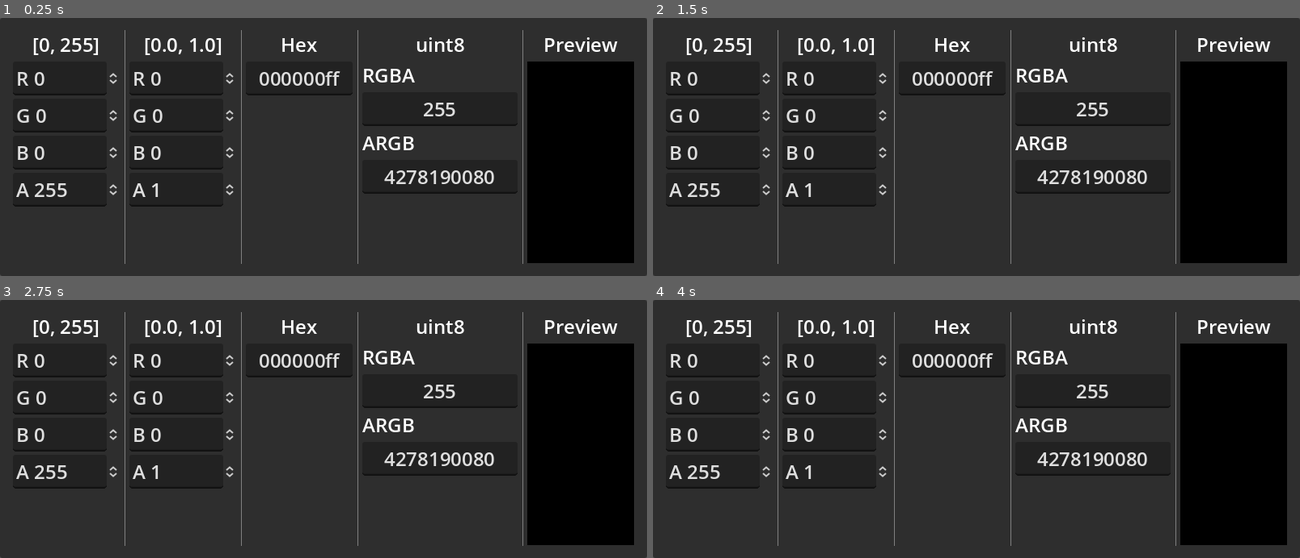
Above: before the commit, frames 1-4 (two rows, left to right).
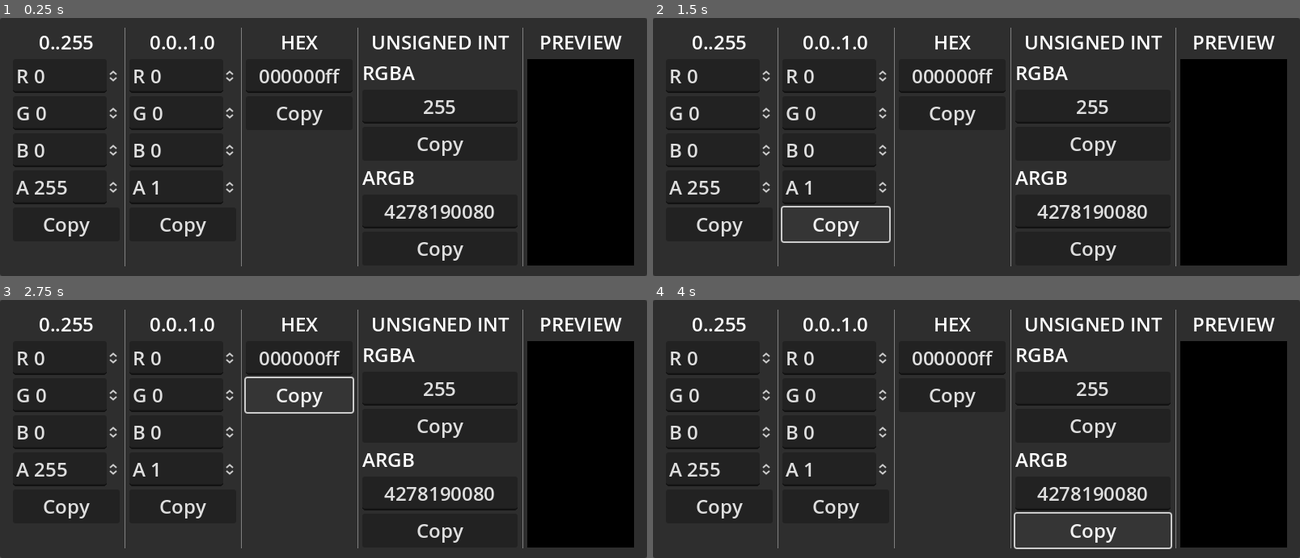
Above: after the commit, the same moments.

Repository: floppyhammer/rgba-calculator
Game: Godot game, scene res://main.tscn
Two runs of this game, one before a commit and one after it. Both use one fixed random seed, a clock stepped at 60 frames per second and the inputs below.
Inputs (mouse positions are in pixels of both pictures, inside the frame that each line leads up to):
- Up to frame 1 (0.25 s): no input
- Up to frame 2 (1.5 s): click (717, 224) at 0.5 s, where only the run after the commit has a clickable "Copy"; click (834, 224) at 1.25 s, where only the run after the commit has a clickable "Copy"
- Up to frame 3 (2.75 s): click (297, 395) at 2 s, where only the run after the commit has a clickable "Copy"
- Up to frame 4 (4 s): click (1092, 426) at 2.75 s, where only the run after the commit has a clickable "Copy"; click (1092, 529) at 3.5 s, where only the run after the commit has a clickable "Copy"

The runs differ from the first frame. In frame 1, 7.9% of the frame differs, in the area x 2-98%, y 3-97%; in frame 2, 8.1%; in frame 3, 8.1%; in frame 4, 8.3%.

Commit message:
Add buttons to quickly copy color values

Diff:
--- a/main.gd
+++ b/main.gd
@@ -105,3 +105,33 @@
 func _on_argb_text_changed(new_text):
 	color = argb_int_to_color(int(new_text))
 	_update()
+
+
+func _on_copy_0255_pressed():
+	var content = "%d, %d, %d, %d" % [%IntRgba.get_child(1).value, %IntRgba.get_child(2).value, %IntRgba.get_child(3).value, %IntRgba.get_child(4).value]
+	print("Set clipboard: ", content)
+	DisplayServer.clipboard_set(content)
+
+
+func _on_copy_01_pressed():
+	var content = "%f, %f, %f, %f" % [%FloatRgba.get_child(1).value, %FloatRgba.get_child(2).value, %FloatRgba.get_child(3).value, %FloatRgba.get_child(4).value]
+	print("Set clipboard: ", content)
+	DisplayServer.clipboard_set(content)
+
+
+func _on_copy_hex_pressed():
+	var content = %Hex.text
+	print("Set clipboard: ", content)
+	DisplayServer.clipboard_set(content)
+
+
+func _on_copy_uint_rgba_pressed():
+	var content = %Rgba.text
+	print("Set clipboard: ", content)
+	DisplayServer.clipboard_set(content)
+
+
+func _on_copy_uint_argb_pressed():
+	var content = %Argb.text
+	print("Set clipboard: ", content)
+	DisplayServer.clipboard_set(content)
--- a/main.tscn
+++ b/main.tscn
@@ -38,7 +38,7 @@
 
 [node name="Label" type="Label" parent="MarginContainer/HBoxContainer/IntRgba"]
 layout_mode = 2
-text = "[0, 255]"
+text = "0..255"
 horizontal_alignment = 1
 vertical_alignment = 1
 
@@ -63,6 +63,10 @@
 value = 255.0
 prefix = "A"
 
+[node name="Copy0-255" type="Button" parent="MarginContainer/HBoxContainer/IntRgba"]
+layout_mode = 2
+text = "Copy"
+
 [node name="VSeparator" type="VSeparator" parent="MarginContainer/HBoxContainer"]
 layout_mode = 2
 
@@ -73,7 +77,7 @@
 
 [node name="Label" type="Label" parent="MarginContainer/HBoxContainer/FloatRgba"]
 layout_mode = 2
-text = "[0.0, 1.0]"
+text = "0.0..1.0"
 horizontal_alignment = 1
 vertical_alignment = 1
 
@@ -100,6 +104,10 @@
 max_value = 1.0
 step = 0.001
 prefix = "A"
+
+[node name="Copy0-1" type="Button" parent="MarginContainer/HBoxContainer/FloatRgba"]
+layout_mode = 2
+text = "Copy"
 
 [node name="VSeparator2" type="VSeparator" parent="MarginContainer/HBoxContainer"]
 layout_mode = 2
@@ -111,7 +119,7 @@
 
 [node name="Label" type="Label" parent="MarginContainer/HBoxContainer/VBoxContainer2"]
 layout_mode = 2
-text = "Hex"
+text = "HEX"
 horizontal_alignment = 1
 vertical_alignment = 1
 
@@ -122,6 +130,10 @@
 caret_blink = true
 caret_blink_interval = 0.5
 
+[node name="CopyHex" type="Button" parent="MarginContainer/HBoxContainer/VBoxContainer2"]
+layout_mode = 2
+text = "Copy"
+
 [node name="VSeparator3" type="VSeparator" parent="MarginContainer/HBoxContainer"]
 layout_mode = 2
 
@@ -132,7 +144,7 @@
 
 [node name="Label" type="Label" parent="MarginContainer/HBoxContainer/VBoxContainer4"]
 layout_mode = 2
-text = "uint8"
+text = "UNSIGNED INT"
 horizontal_alignment = 1
 vertical_alignment = 1
 
@@ -147,6 +159,10 @@
 caret_blink = true
 caret_blink_interval = 0.5
 
+[node name="CopyUintRgba" type="Button" parent="MarginContainer/HBoxContainer/VBoxContainer4"]
+layout_mode = 2
+text = "Copy"
+
 [node name="ArgbLabel" type="Label" parent="MarginContainer/HBoxContainer/VBoxContainer4"]
 layout_mode = 2
 text = "ARGB"
@@ -158,6 +174,10 @@
 caret_blink = true
 caret_blink_interval = 0.5
 
+[node name="CopyUintArgb" type="Button" parent="MarginContainer/HBoxContainer/VBoxContainer4"]
+layout_mode = 2
+text = "Copy"
+
 [node name="VSeparator4" type="VSeparator" parent="MarginContainer/HBoxContainer"]
 layout_mode = 2
 
@@ -167,7 +187,7 @@
 
 [node name="Label" type="Label" parent="MarginContainer/HBoxContainer/VBoxContainer3"]
 layout_mode = 2
-text = "Preview"
+text = "PREVIEW"
 horizontal_alignment = 1
 vertical_alignment = 1
 
@@ -191,10 +211,15 @@
 [connection signal="value_changed" from="MarginContainer/HBoxContainer/IntRgba/G" to="." method="_on_g_value_changed"]
 [connection signal="value_changed" from="MarginContainer/HBoxContainer/IntRgba/B" to="." method="_on_b_value_changed"]
 [connection signal="value_changed" from="MarginContainer/HBoxContainer/IntRgba/A" to="." method="_on_a_value_changed"]
+[connection signal="pressed" from="MarginContainer/HBoxContainer/IntRgba/Copy0-255" to="." method="_on_copy_0255_pressed"]
 [connection signal="value_changed" from="MarginContainer/HBoxContainer/FloatRgba/R" to="." method="_on_float_r_value_changed"]
 [connection signal="value_changed" from="MarginContainer/HBoxContainer/FloatRgba/G" to="." method="_on_float_g_value_changed"]
 [connection signal="value_changed" from="MarginContainer/HBoxContainer/FloatRgba/B" to="." method="_on_float_b_value_changed"]
 [connection signal="value_changed" from="MarginContainer/HBoxContainer/FloatRgba/A" to="." method="_on_float_a_value_changed"]
+[connection signal="pressed" from="MarginContainer/HBoxContainer/FloatRgba/Copy0-1" to="." method="_on_copy_01_pressed"]
 [connection signal="text_changed" from="MarginContainer/HBoxContainer/VBoxContainer2/Hex" to="." method="_on_hex_text_changed"]
+[connection signal="pressed" from="MarginContainer/HBoxContainer/VBoxContainer2/CopyHex" to="." method="_on_copy_hex_pressed"]
 [connection signal="text_changed" from="MarginContainer/HBoxContainer/VBoxContainer4/Rgba" to="." method="_on_rgba_text_changed"]
+[connection signal="pressed" from="MarginContainer/HBoxContainer/VBoxContainer4/CopyUintRgba" to="." method="_on_copy_uint_rgba_pressed"]
 [connection signal="text_changed" from="MarginContainer/HBoxContainer/VBoxContainer4/Argb" to="." method="_on_argb_text_changed"]
+[connection signal="pressed" from="MarginContainer/HBoxContainer/VBoxContainer4/CopyUintArgb" to="." method="_on_copy_uint_argb_pressed"]
Not shown, changed: export_presets.cfg
Binary file added: screenshot_1.png
Not shown, added: README.md
